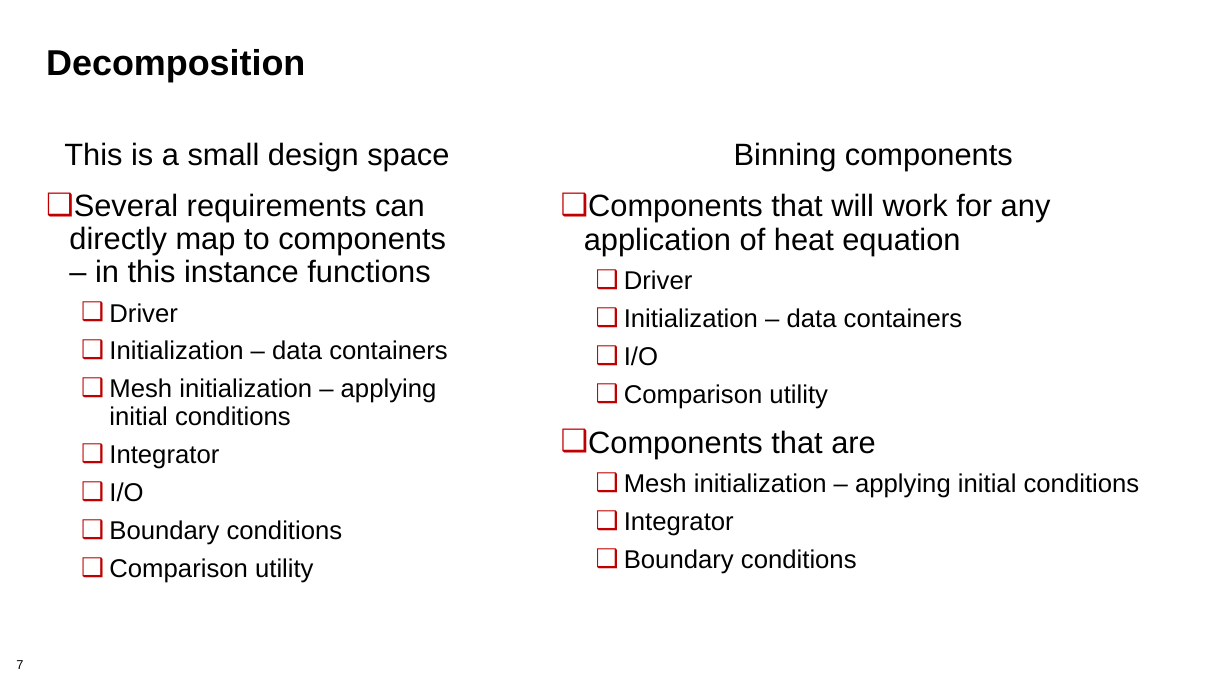
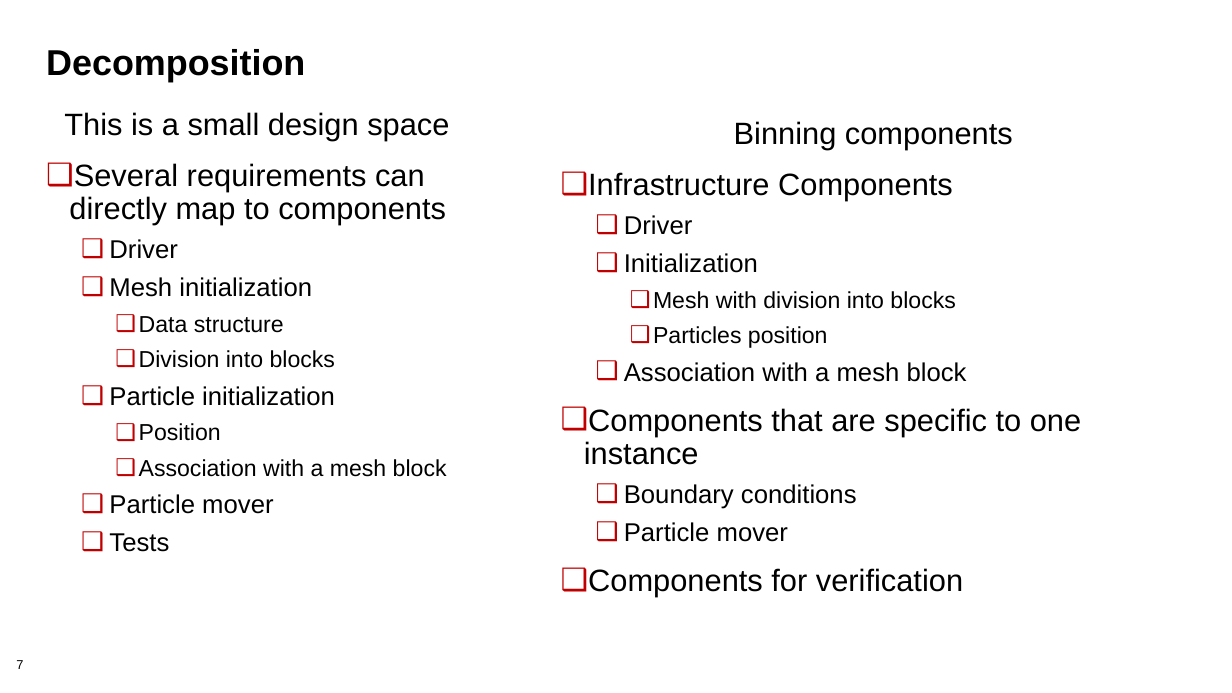
Before and after one commit to bssw-tutorial/presentations, a slide deck: slide 7 of design.pptx. Drawn at 1232x693 pixels with LibreOffice and Linux fonts; fonts in the diff are those of the drawing. Boxes give left, top, right and bottom in pixels: in the first picture for what was removed or moved away, otherwise in the second. Text is boxed around its words. In the diff, an @@ line names an element or a change of style, - is before the commit and + after.

Commit message:
updated design

```diff
--- a/design.pptx
+++ b/design.pptx
@@ text "This is a small design ..." moved from (x1=64, y1=142, x2=449, y2=583) to (x1=64, y1=112, x2=449, y2=552) @@
@@ text "Binning components" moved from (x1=584, y1=142, x2=1140, y2=574) to (x1=584, y1=121, x2=1081, y2=597) @@
@@ text at (x1=69, y1=163, x2=446, y2=225): text changed @@
-❑ Several requirements can directly map to components – in this instance functions
+❑ Several requirements can directly map to components
@@ text at (x1=588, y1=172, x2=953, y2=201): text changed @@
-❑ Components that will work for any application of heat equation
+❑ Infrastructure Components
@@ text at (x1=584, y1=253, x2=1081, y2=465): text changed; size 20 to 18 pt @@
-  ❑ Initialization – data containers
-  ❑ I/O
-  ❑ Comparison utility
-❑ Components that are
-  ❑ Mesh initialization – applying initial conditions
-  ❑ Integrator
+  ❑ Initialization
+    ❑ Mesh with division into blocks
+    ❑ Particles position
+  ❑ Association with a mesh block
+❑ Components that are specific to one instance
@@ text at (x1=109, y1=277, x2=447, y2=552): text changed; size 20 to 18 pt @@
-  ❑ Initialization – data containers
-  ❑ Mesh initialization – applying initial conditions
-  ❑ Integrator
-  ❑ I/O
-  ❑ Boundary conditions
-  ❑ Comparison utility
+  ❑ Mesh initialization
+    ❑ Data structure
+    ❑ Division into blocks
+  ❑ Particle initialization
+    ❑ Position
+    ❑ Association with a mesh block
+  ❑ Particle mover
+  ❑ Tests
@@ text at (x1=588, y1=522, x2=963, y2=597): paragraphs added @@
+  ❑ Particle mover
+❑ Components for verification
```
Also in this commit, not shown: 6 other slides changed, 10 slides added, 10 slides removed, 1 other file.
